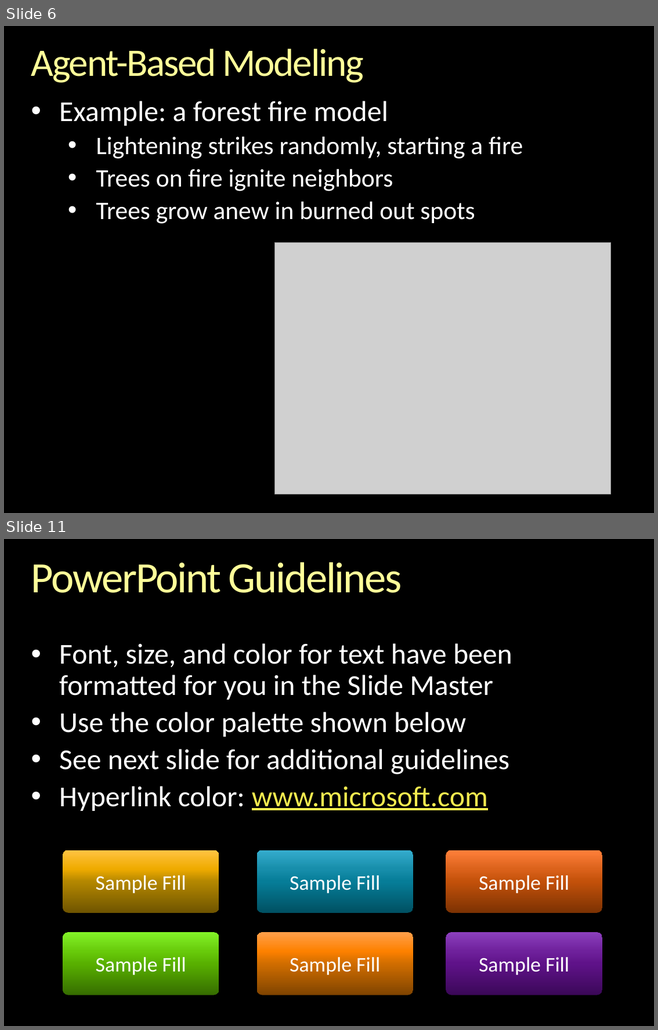
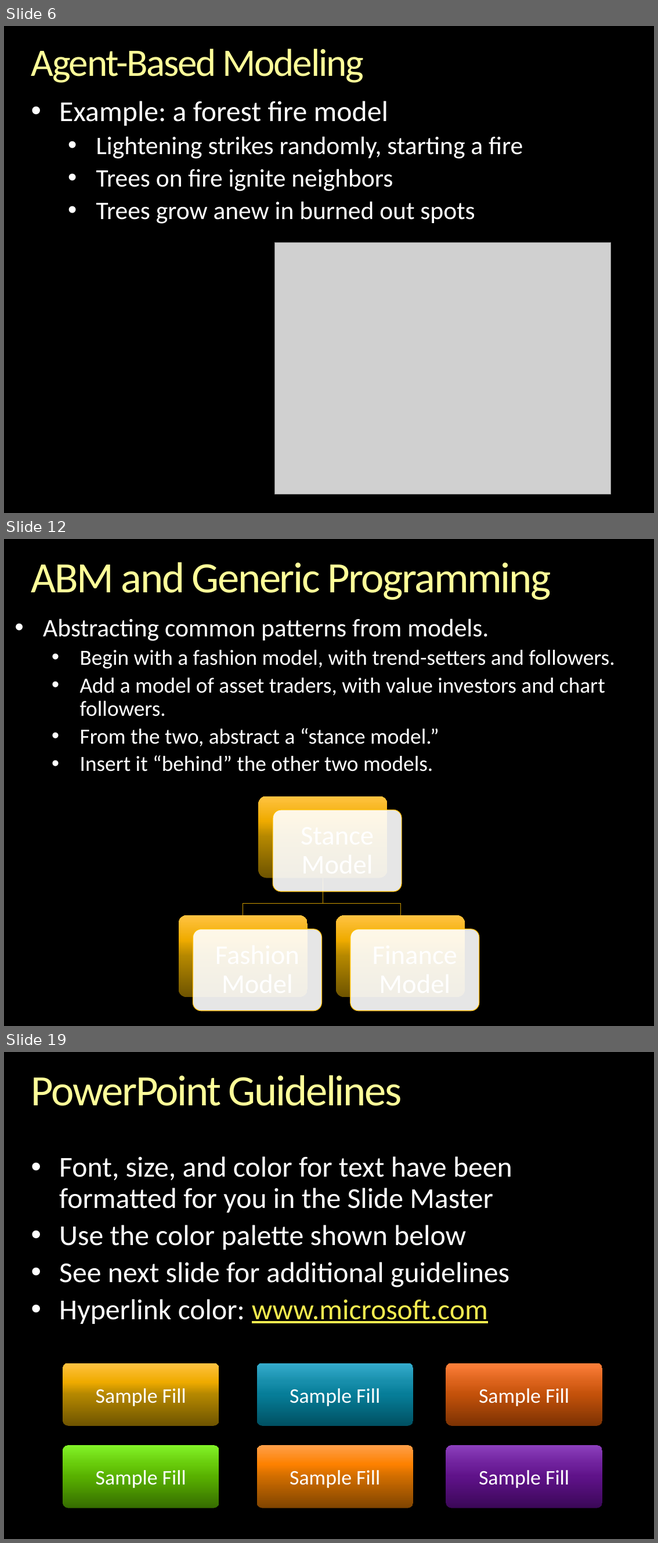
Before and after one commit to gcallah/indras_net, a slide deck: docs/GenericProgrammingAndABM.pptx. Shown one above the other, each under a label of ours: slides 6 and 11 before the commit, slides 6, 12 and 19 after it; the slides between them are not shown. The pictures are 658x1030 and 658x1543 pixels, drawn with LibreOffice and Linux fonts; fonts in the diff are those of the drawing; grey boxes stand for pictures; background and template pictures are left out. Boxes give left, top, right and bottom in pixels: in the first picture for what was removed or moved away, otherwise in the second. Text is boxed around its words. In the diff, an @@ line names an element or a change of style, - is before the commit and + after.

```diff
--- a/docs/GenericProgrammingAndABM.pptx
+++ b/docs/GenericProgrammingAndABM.pptx
@@ slide 12 added at box(4, 539, 654, 1026), background picture (left out) @@
@@ title added at box(31, 562, 550, 600), 48 pt, text gradient #FFFFB9 to #FFFF99 to #F6AE1E @@
+ABM and Generic Programming
@@ text added at box(43, 618, 614, 772), 24 pt, text #FFFFFF @@
+• Abstracting common patterns from models.
+  • Begin with a fashion model, with trend-setters and followers.
+  • Add a model of asset traders, with value investors and chart followers.
+  • From the two, abstract a “stance model.”
+  • Insert it “behind” the other two models.
@@ group added at box(179, 797, 479, 1011): 6 rounded rectangles, 3 texts, 2 freeform shapes @@
+Stance Model
+Fashion Model
+Finance Model
@@ what was slide 11 is now slide 19 @@
```
Also in this commit, not shown: 3 slides changed, 9 other slides added, 5 slides removed.
